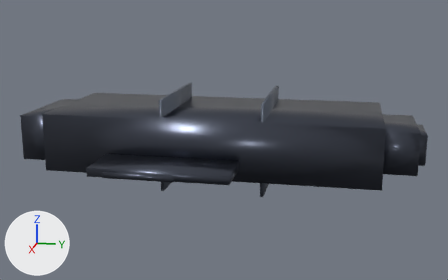
The glTF model client/public/models/spaceship.glb as it was, and as the next commit left it.
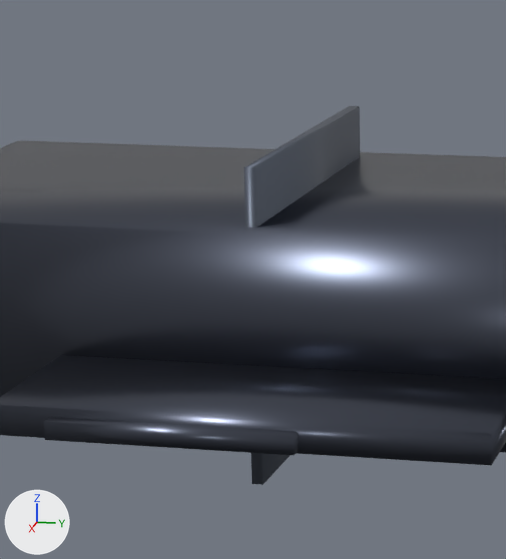
The first picture shows the older version from a 50 mm camera at (75.5, 15.7, 18.3) aimed at (0.1, 0.7, -0.6). The close-ups show the older and then the newer version on the part from 20% to 52% of the width and 19% to 76% of the height of that picture. Only the edits that show in the close-ups are written down. The lights are fixed; the arrows at lower left show +X, +Y and +Z.

In view in the first close-up: 'Hull_Main', 'Wall_LL', 'WingTip_R', 'Wing_R'.
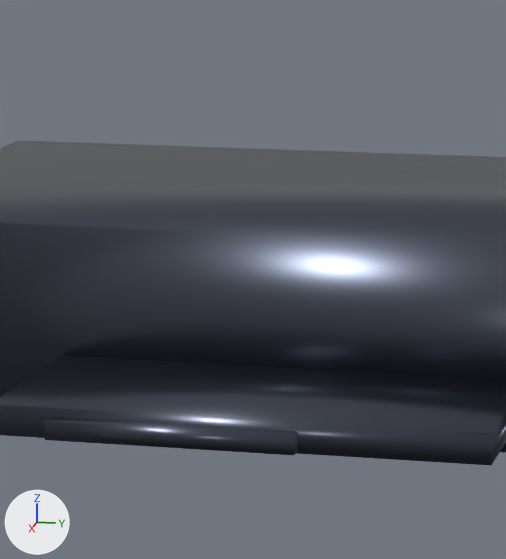
Scene script edits in JSON lines:
```json
{"op": "remove", "block": "ob_wall_ll", "code": ["ob_wall_ll = bpy.data.objects.new('Wall_LL', me_cube_016)", "ob_wall_ll.location = (0.0, 0.0, 0.0)"]}
```

What differs and where, as boxes (x1, y1, x2, y2) in the close-ups (506 x 559 px):
```json
{"object": "Wall_LL", "change": "deleted", "before": [244, 106, 360, 485]}
```
